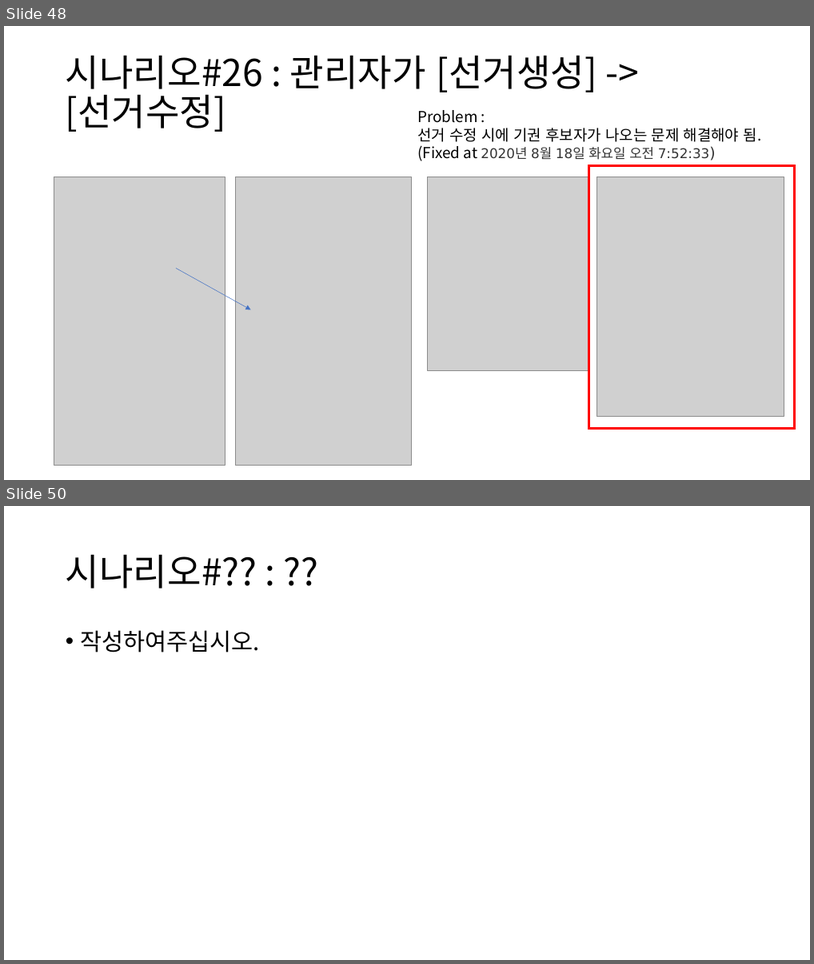
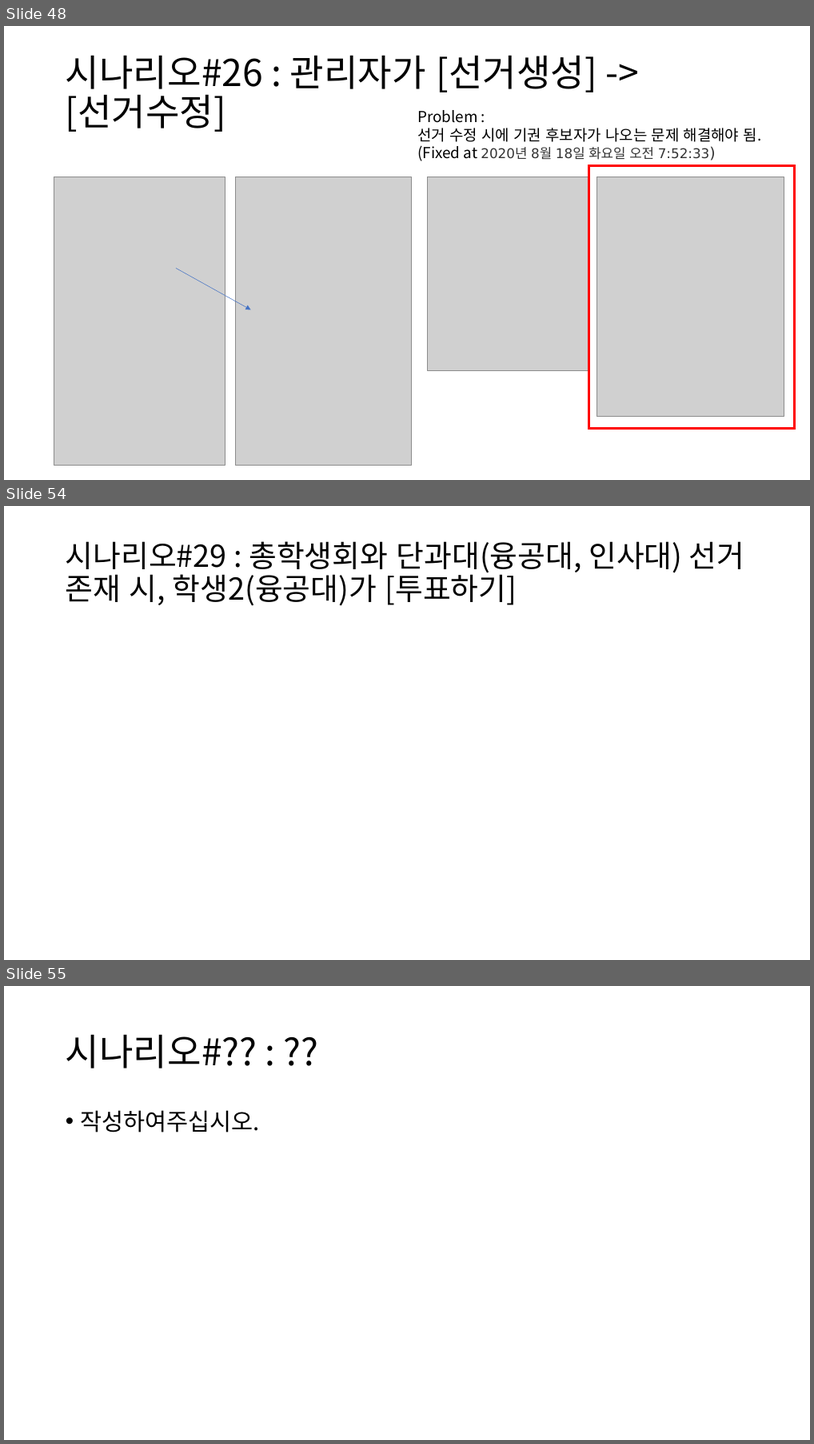
Before and after one commit to BL-UCKSS/evote-project, a slide deck: Document/Testcase/Testcase #1.pptx. Shown one above the other, each under a label of ours: slides 48 and 50 before the commit, slides 48, 54 and 55 after it; the slides between them are not shown. The pictures are 814x964 and 814x1444 pixels, drawn with LibreOffice and Linux fonts; fonts in the diff are those of the drawing; grey boxes stand for pictures. Boxes give left, top, right and bottom in pixels: in the first picture for what was removed or moved away, otherwise in the second. Text is boxed around its words. In the diff, an @@ line names an element or a change of style, - is before the commit and + after.

Commit message:
시나리오#28까지 끝내고 쉬는 중.

```diff
--- a/Document/Testcase/Testcase #1.pptx
+++ b/Document/Testcase/Testcase #1.pptx
@@ slide 54 added at (x1=4, y1=506, x2=810, y2=960), background #FFFFFF @@
@@ title added at (x1=66, y1=541, x2=746, y2=606), 36 pt, text #000000 @@
+시나리오#29 : 총학생회와 단과대(융공대, 인사대) 선거 존재 시, 학생2(융공대)가 [투표하기]
@@ what was slide 50 is now slide 55 @@
```
Also in this commit, not shown: 1 slide changed, 4 other slides added.
